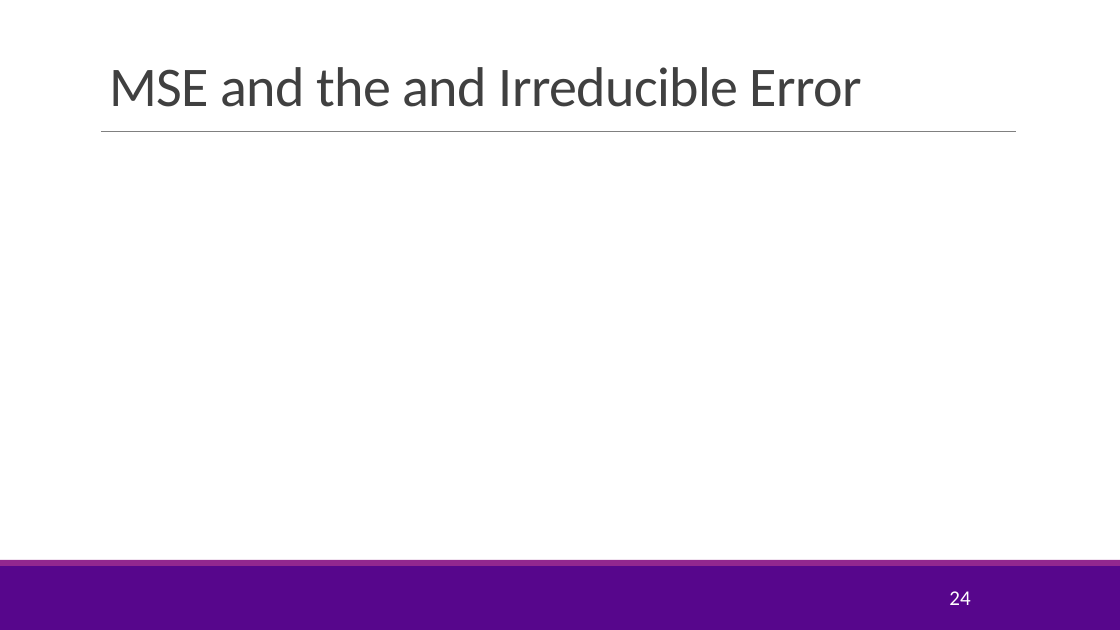
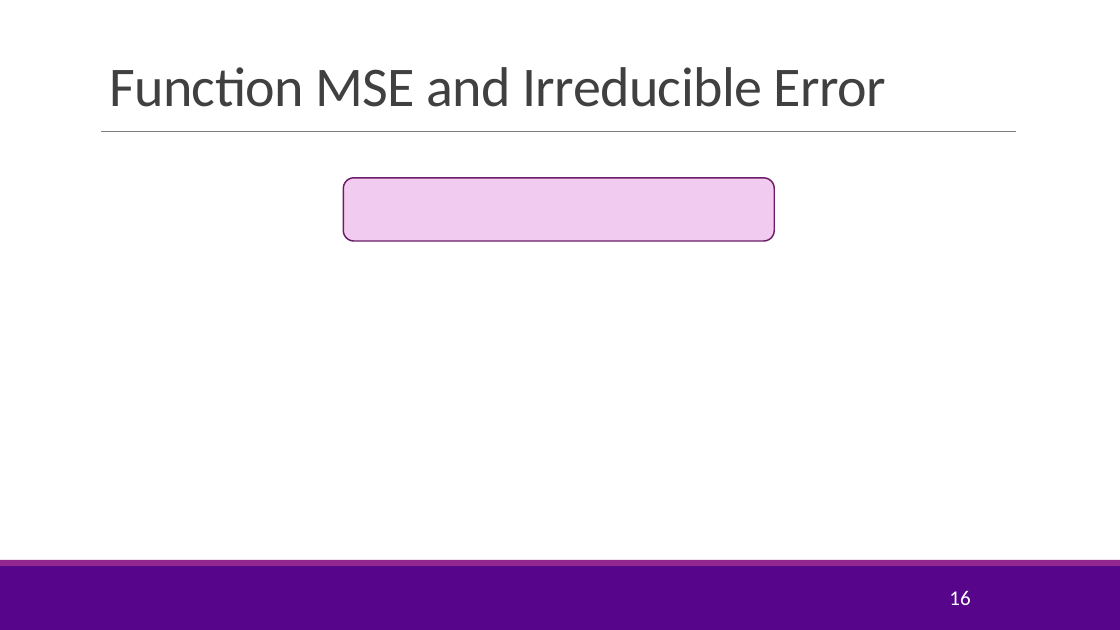
Before and after one commit to sdrangan/introml, a slide deck: slide 16 of lectures/Lect04_ModelSelection.pptx (slide 24 before the commit). Drawn at 1120x630 pixels with LibreOffice and Linux fonts; fonts in the diff are those of the drawing; grey boxes stand for pictures; background and template pictures are left out. Boxes give left, top, right and bottom in pixels: in the first picture for what was removed or moved away, otherwise in the second. Text is boxed around its words. In the diff, an @@ line names an element or a change of style, - is before the commit and + after.

```diff
--- a/lectures/Lect04_ModelSelection.pptx
+++ b/lectures/Lect04_ModelSelection.pptx
@@ title at [109, 67, 886, 107]: text changed @@
-MSE and the and Irreducible Error
+Function MSE and Irreducible Error
@@ rounded rectangle added at [344, 178, 775, 241], fill #F1CCF0, outline #6C1D6A 1.25 pt @@
@@ page number at [949, 590, 970, 605]: text changed @@
-24
+16
```
Also in this commit, not shown: 9 other slides changed, 8 slides added, 7 slides removed, 12 other files.
